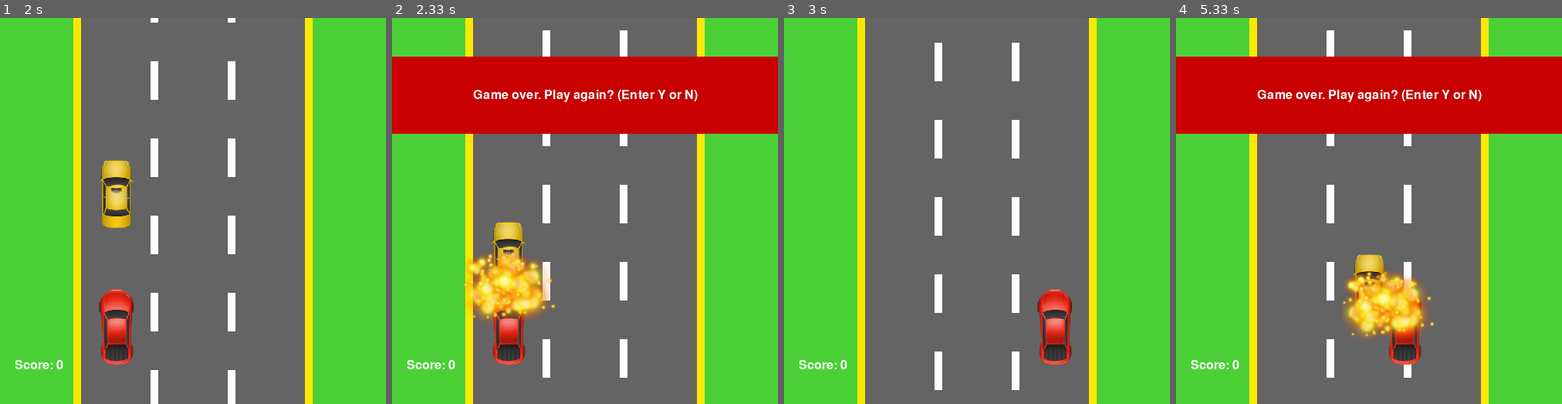
Above: before the commit, frames 1-4 (left to right).
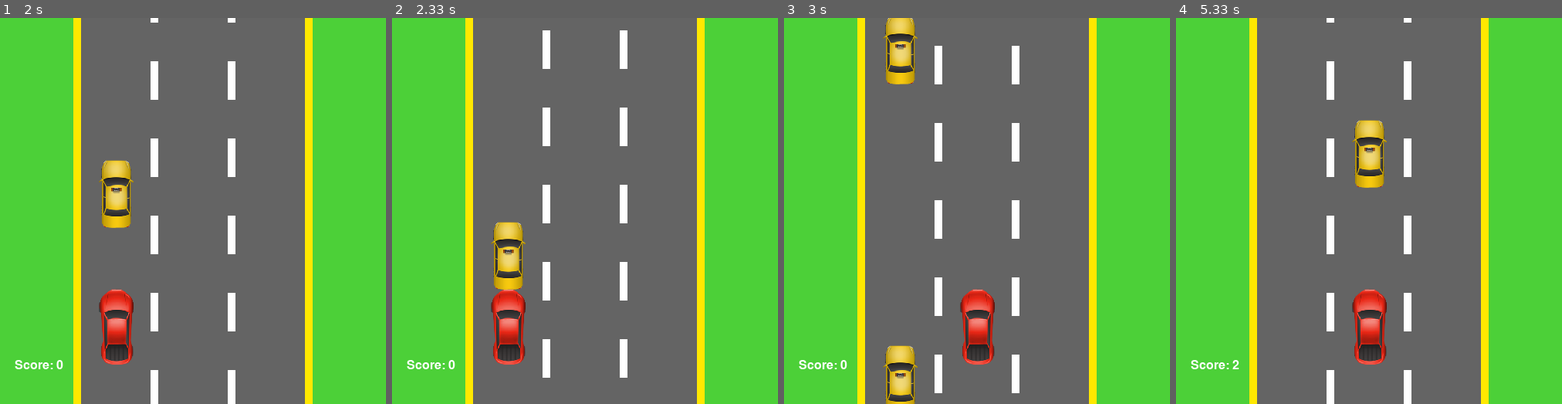
Above: after the commit, the same moments.

Repository: abhishekmshr956/Car-game-pygame
Game: pygame game, started from car_game.py
Two runs of this game, one before a commit and one after it. Both use one fixed random seed, a clock stepped at 60 frames per second and the inputs below.
Inputs:
- Up to frame 1 (2 s): hold Right 0.33-0.8 s; hold Right 0.83-1.3 s; hold Left 1.33-1.87 s; hold Left from 1.9 s (still down)
- Up to frame 2 (2.33 s): release Left at 2.3 s
- Up to frame 3 (3 s): tap Y at 2.33 s; hold Right from 2.67 s (still down)
- Up to frame 4 (5.33 s): release Right at 3.3 s; hold Left 3.33-3.8 s; hold Right 3.83-4.3 s; hold Right 4.33-4.8 s; hold Left from 4.83 s (still down)

Frame 1 is identical in both runs. In frame 2, 23% of the frame differs, in the area x 0-100%, y 10-79%; in frame 3, 5.7%; in frame 4, 28%, in the area x 0-100%, y 0-100%.

Commit message:
collision part removed

Diff:
--- a/car_game.py
+++ b/car_game.py
@@ -105,20 +105,21 @@
             elif event.key == K_RIGHT and player.rect.center[0] < right_lane:
                 player.rect.x += 100
 
-            # chek if there's a side swipe collision after changing lanes
-            for vehicle in vehicle_group:
-                if pygame.sprite.collide_rect(player, vehicle):
-
-                    gameover = True
-
-                    # place the player's car next to other vehicle
-                    # and determine where to position the crash image
-                    if event.key == K_LEFT:
-                        player.rect.left = vehicle.rect.right
-                        crash_rect.center = [player.rect.left, (player.rect.center[1] + vehicle.rect.center[1]) / 2]
-                    elif event.key == K_RIGHT:
-                        player.rect.right = vehicle.rect.left
-                        crash_rect.center = [player.rect.right, (player.rect.center[1] + vehicle.rect.center[1]) / 2]
+            ######### uncomment this part if you want to include side-on collision
+            # # chek if there's a side swipe collision after changing lanes
+            # for vehicle in vehicle_group:
+            #     if pygame.sprite.collide_rect(player, vehicle):
+
+            #         gameover = True
+
+            #         # place the player's car next to other vehicle
+            #         # and determine where to position the crash image
+            #         if event.key == K_LEFT:
+            #             player.rect.left = vehicle.rect.right
+            #             crash_rect.center = [player.rect.left, (player.rect.center[1] + vehicle.rect.center[1]) / 2]
+            #         elif event.key == K_RIGHT:
+            #             player.rect.right = vehicle.rect.left
+            #             crash_rect.center = [player.rect.right, (player.rect.center[1] + vehicle.rect.center[1]) / 2]
 
     # draw the grass
     screen.fill(green)
@@ -185,10 +186,12 @@
     text_rect.center = (50, 450)
     screen.blit(text, text_rect)
 
-    # chekc if there's a head on collision
-    if pygame.sprite.spritecollide(player, vehicle_group, True):
-        gameover = True
-        crash_rect.center = [player.rect.center[0], player.rect.top]
+
+    ######### uncomment this part if you want to include head-on collision
+    # # chekc if there's a head on collision
+    # if pygame.sprite.spritecollide(player, vehicle_group, True):
+    #     gameover = True
+    #     crash_rect.center = [player.rect.center[0], player.rect.top]
 
     # display game over
     if gameover:
